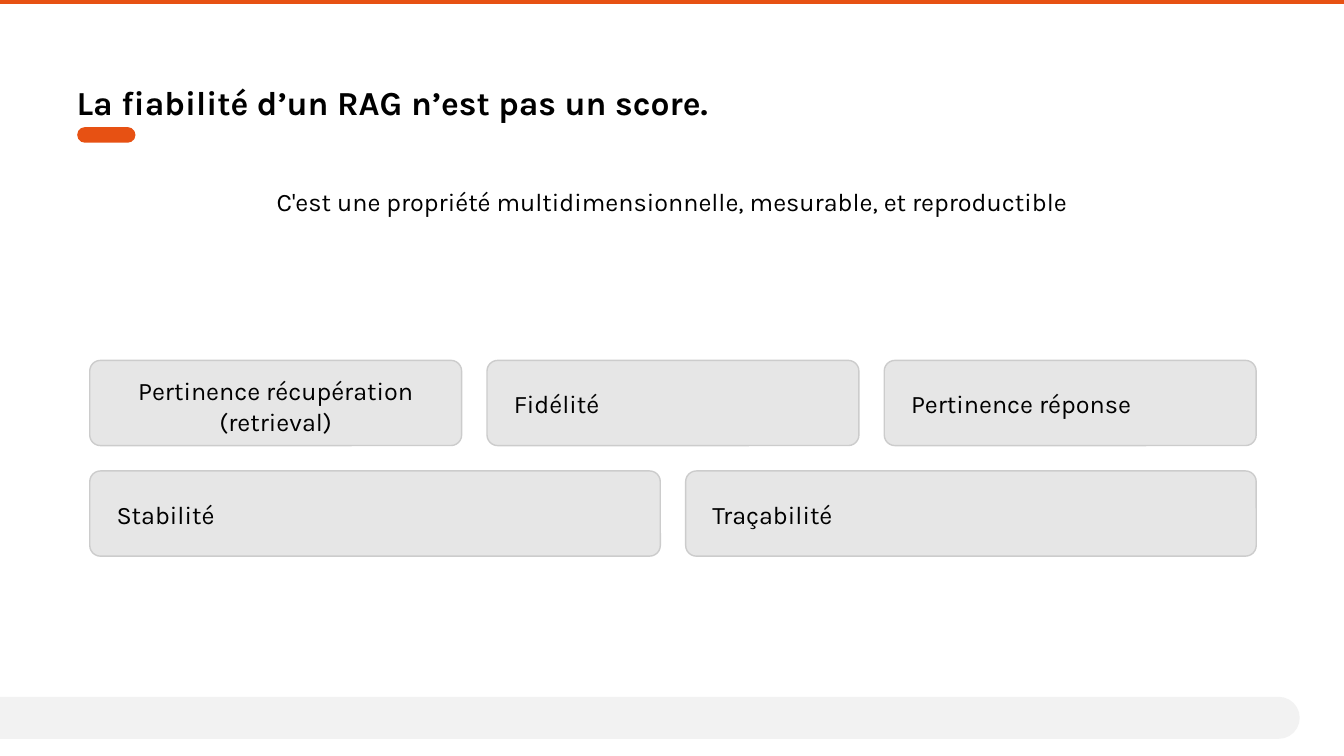
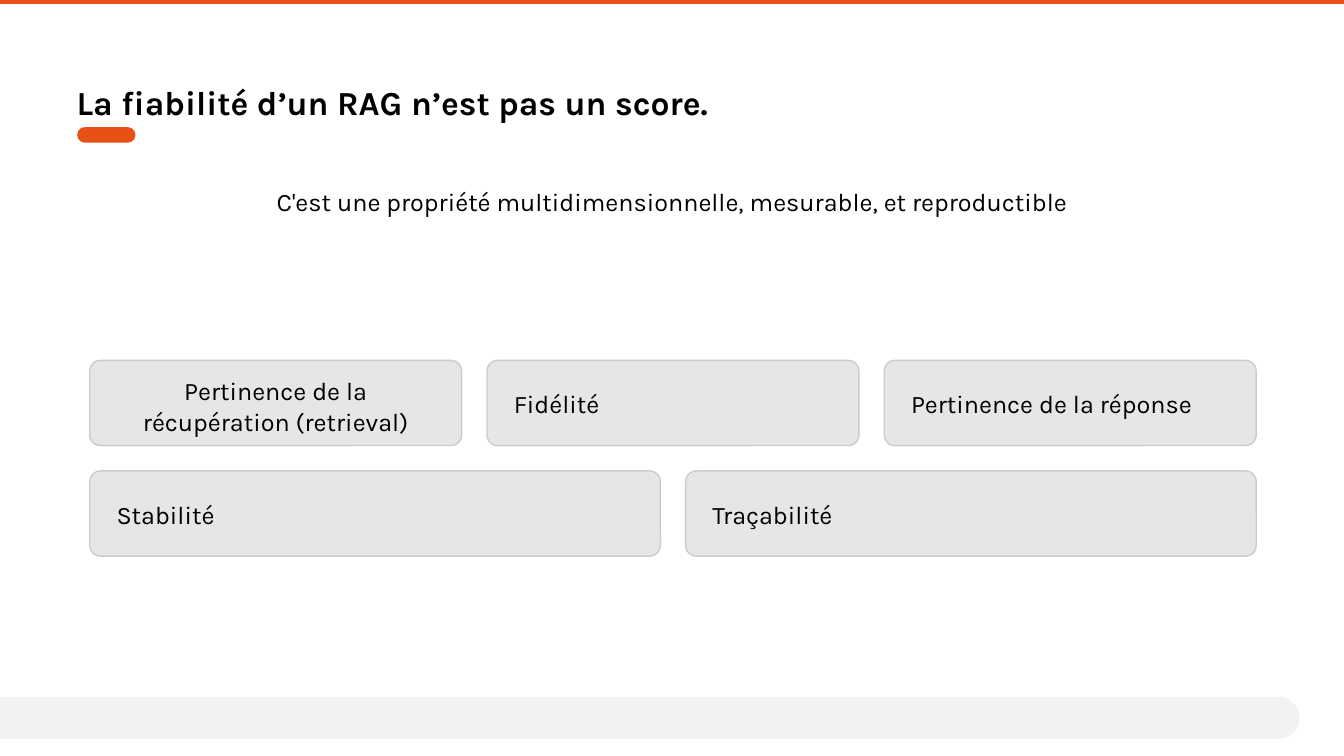
Before and after one commit to AurelienLELEU/memoire, a slide deck: slide 4 of Évaluer la cohérence et la fiabilité d'un système RAG en contexte industriel critique.pptx. Drawn at 1344x756 pixels with LibreOffice and Linux fonts; fonts in the diff are those of the drawing. Boxes give left, top, right and bottom in pixels: in the first picture for what was removed or moved away, otherwise in the second. Text is boxed around its words. In the diff, an @@ line names an element or a change of style, - is before the commit and + after.

```diff
--- a/Évaluer la cohérence et la fiabilité d'un système RAG en contexte industriel critique.pptx
+++ b/Évaluer la cohérence et la fiabilité d'un système RAG en contexte industriel critique.pptx
@@ text at (143,382,408,437): text changed @@
-Pertinence récupération (retrieval)
+Pertinence de la récupération (retrieval)
@@ text at (911,394,1192,419): text changed @@
-Pertinence réponse
+Pertinence de la réponse
```
Also in this commit, not shown: 2 other slides changed.
